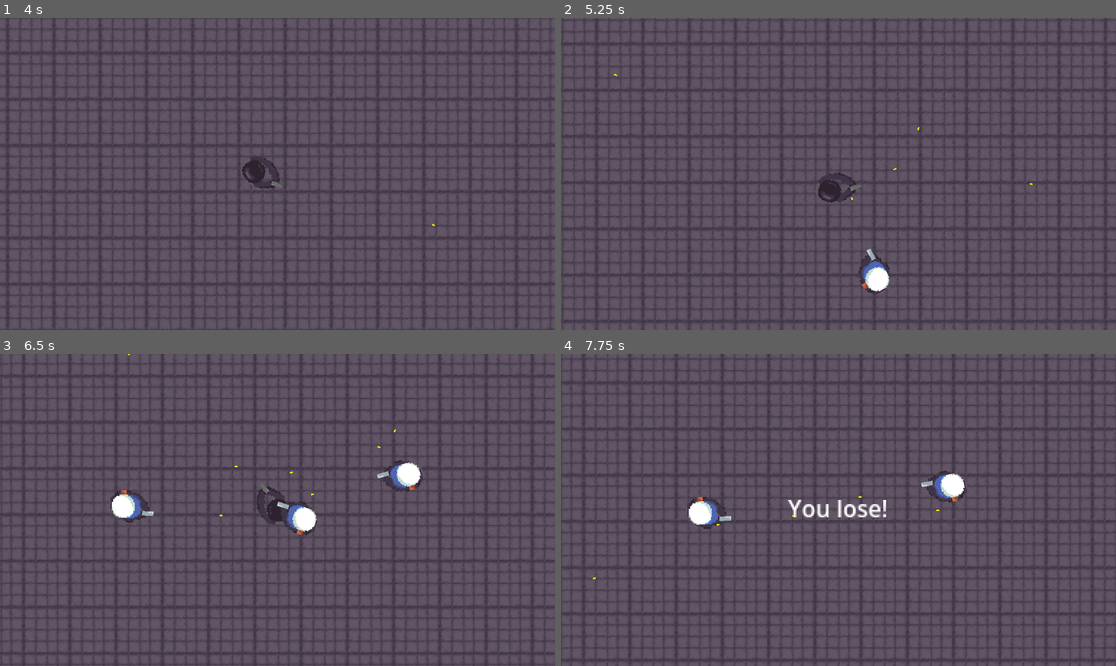
Above: before the commit, frames 1-4 (two rows, left to right).
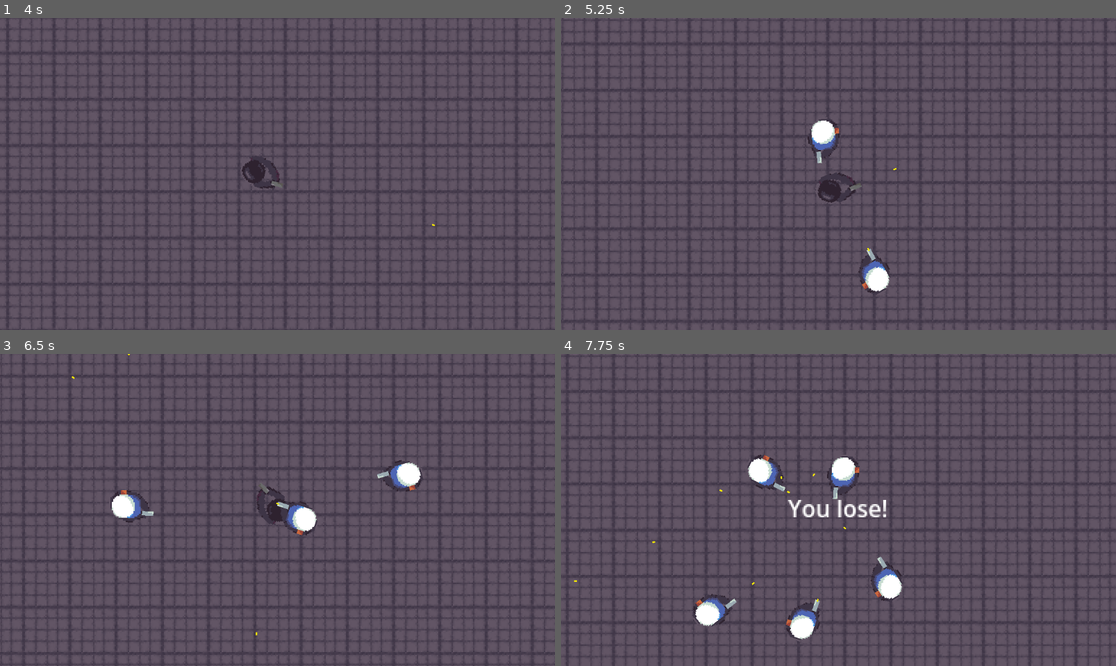
Above: after the commit, the same moments.

Repository: olzorz/THOA-SWMG
Game: Godot game, scene res://Scenes/game_scene.tscn
Two runs of this game, one before a commit and one after it. Both use one fixed random seed, a clock stepped at 60 frames per second and the inputs below.
Inputs (mouse positions are in pixels of both pictures, inside the frame that each line leads up to):
- Up to frame 1 (4 s): tap Enter at 0.5 s; move the mouse to (399, 158) at 0.52 s; hold D (move_right) 0.53-1.28 s; click (399, 158) at 0.6 s; move the mouse to (166, 189) at 1.27 s; hold S (move_down) 1.28-2.03 s; click (166, 189) at 1.35 s; move the mouse to (333, 105) at 2.02 s; hold D (move_right) 2.03-2.78 s; click (333, 105) at 2.1 s; move the mouse to (249, 236) at 2.77 s; hold W (move_up) 2.78-3.53 s; click (249, 236) at 2.85 s; move the mouse to (444, 220) at 3.52 s; hold A (move_left) from 3.53 s (still down); click (444, 220) at 3.6 s
- Up to frame 2 (5.25 s): move the mouse to (672, 127) at 4.27 s; click (672, 127) at 4.35 s; move the mouse to (866, 174) at 5.02 s; release A (move_left) at 5.03 s; hold S (move_down) from 5.03 s (still down); click (866, 174) at 5.1 s
- Up to frame 3 (6.5 s): move the mouse to (194, 432) at 5.77 s; release S (move_down) at 5.78 s; hold D (move_right) from 5.78 s (still down); click (194, 432) at 5.85 s
- Up to frame 4 (7.75 s): move the mouse to (960, 494) at 6.52 s; release D (move_right) at 6.53 s; hold W (move_up) 6.53-7.28 s; click (960, 494) at 6.6 s; move the mouse to (727, 525) at 7.27 s; hold D (move_right) from 7.28 s (still down); click (727, 525) at 7.35 s

Frame 1 is identical in both runs. In frame 2, 0.5% of the frame differs, in the area x 9-85%, y 17-75%; in frame 3, less than 0.1%; in frame 4, 20%, in the area x 0-100%, y 0-100%.

Commit message:
Police shooting handled by police
Gun no longer controls shooting mechanism for police. Added adjustable timer for police. Removed depreciated timer node on gun.

Diff:
--- a/Scenes/gun.tscn
+++ b/Scenes/gun.tscn
@@ -4,9 +4,3 @@
 
 [node name="gun" type="Node2D" unique_id=1663054832]
 script = ExtResource("1_oqrbh")
-
-[node name="Timer" type="Timer" parent="." unique_id=1222935564]
-wait_time = 0.5
-autostart = true
-
-[connection signal="timeout" from="Timer" to="." method="shoot_time"]
--- a/Scenes/police.tscn
+++ b/Scenes/police.tscn
@@ -10,6 +10,7 @@
 
 [node name="police" type="CharacterBody2D" unique_id=1554043192]
 script = ExtResource("1_b50pw")
+shoot_cooldown = 0.4
 
 [node name="Sprite2D" type="Sprite2D" parent="." unique_id=752772768]
 position = Vector2(5, 1)
@@ -26,4 +27,5 @@
 [node name="gun" parent="." unique_id=1663054832 instance=ExtResource("4_5t67j")]
 position = Vector2(21, 5)
 
+[connection signal="shoot" from="." to="gun" method="shoot"]
 [connection signal="dead" from="HealthComponent" to="." method="is_dead"]
--- a/Scripts/gun.gd
+++ b/Scripts/gun.gd
@@ -1,21 +1,18 @@
 extends Node2D
+
 
 const BULLET := preload("res://Scenes/bullet.tscn")
 @export var player : bool = false
-var shoot_timer : bool = false
-# Called every frame. 'delta' is the elapsed time since the previous frame.
+
+
+
 func _process(_delta: float) -> void:
 	if Input.is_action_just_pressed("shoot") and player:
 		shoot()
-	elif shoot_timer and not player:
-		shoot()
-		shoot_timer = false
+
 
 func shoot() -> void:
 	var bullet_instance = BULLET.instantiate()
 	get_tree().root.add_child(bullet_instance)
 	bullet_instance.global_position = global_position
 	bullet_instance.global_rotation = global_rotation
-
-func shoot_time() -> void:
-	shoot_timer = true # Replace with function body.
--- a/Scripts/police.gd
+++ b/Scripts/police.gd
@@ -6,8 +6,14 @@
 var player: Node2D
 var direction : Vector2
 @export var update_cooldown : float = 0.5
+
 var update_time : float = update_cooldown
 var target_location : Vector2 = Vector2.ZERO
+
+@export var shoot_cooldown : float = 0.2
+var cooldown_time : float = shoot_cooldown
+
+signal shoot
 
 enum State {
 	CHASE,
@@ -52,6 +58,10 @@
 				state = State.IDLE
 			else:
 				velocity = velocity.move_toward(Vector2.ZERO, movement_speed)
+				cooldown_time -= delta
+				if cooldown_time <= 0:
+					shoot.emit()
+					cooldown_time = shoot_cooldown
 
 
 
